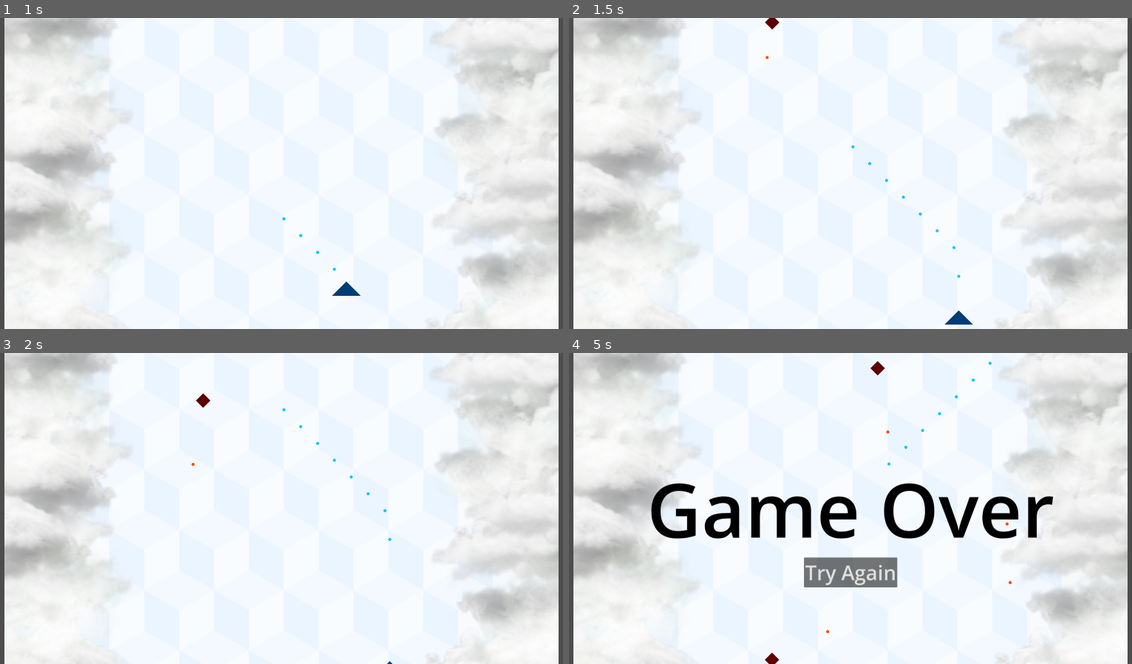
Above: before the commit, frames 1-4 (two rows, left to right).
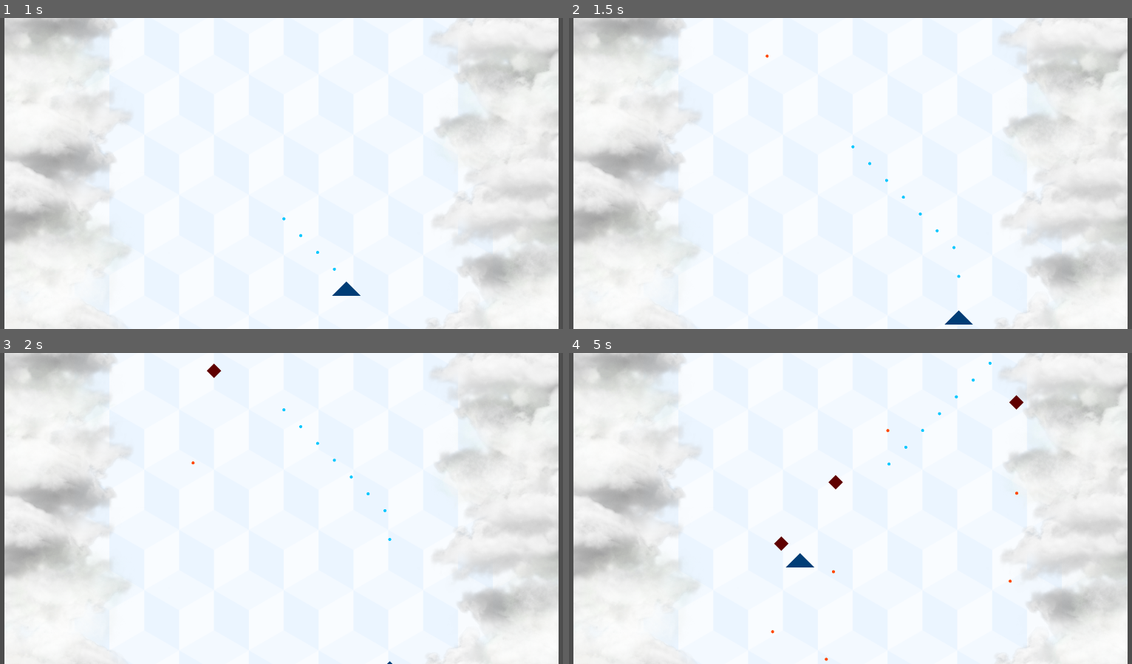
Above: after the commit, the same moments.

Repository: stanmkh/bullet-devil
Game: Godot game, scene res://scenes/main/main.tscn
Two runs of this game, one before a commit and one after it. Both use one fixed random seed, a clock stepped at 60 frames per second and the inputs below.
Inputs:
- Up to frame 1 (1 s): tap Enter at 0.5 s; hold Right (ui_right) from 0.53 s (still down); hold Space (attack) from 0.53 s (still down)
- Up to frame 2 (1.5 s): release Right (ui_right) at 1.28 s; release Space (attack) at 1.28 s; hold Down (ui_down) from 1.28 s (still down); tap Space (attack) at 1.35 s
- Up to frame 3 (2 s): keep holding Down (ui_down)
- Up to frame 4 (5 s): release Down (ui_down) at 2.03 s; hold Right (ui_right) 2.03-2.78 s; hold Space (attack) 2.03-2.78 s; hold Up (ui_up) 2.78-3.53 s; tap Space (attack) at 2.85, 4.35 s; hold Space (attack) 3.53-4.28 s; hold Left (ui_left) from 3.53 s (still down)

Frame 1 is identical in both runs. In frame 2, less than 0.1% of the frame differs, in the area x 34-38%, y 0-14%; in frame 3, 0.1%; in frame 4, 6.6%, in the area x 14-86%, y 2-100%.

Commit message:
Implement enemy movement as a separate component and sin movement

Diff:
--- a/entities/enemies/enemy.gd
+++ b/entities/enemies/enemy.gd
@@ -1,15 +1,12 @@
 @icon("res://icons/icons8-enemy-32.png")
 extends CharacterBody2D
 
-@export var speed = 500.0
 @export var health_component: HealthComponent
 @export var collision_damage_factory: DamageFactory
 
+# TODO explain why?
 @warning_ignore("UNUSED_SIGNAL")
 signal projectile_fired
-
-func _ready() -> void:
-	velocity = Vector2.RIGHT.rotated(rotation) * speed
 
 func _physics_process(_delta: float) -> void:
 	move_and_slide()
--- a/entities/enemies/enemy.tscn
+++ b/entities/enemies/enemy.tscn
@@ -20,7 +20,6 @@
 collision_layer = 8
 collision_mask = 22
 script = ExtResource("1_4xsxa")
-speed = 300.0
 health_component = NodePath("HealthComponent")
 collision_damage_factory = SubResource("Resource_w4yt1")
 
@@ -34,7 +33,7 @@
 shape = SubResource("RectangleShape2D_jn16b")
 
 [node name="AutodestructionComponent" parent="." instance=ExtResource("3_8occs")]
-delay = 5.0
+delay = 10.0
 
 [node name="HealthComponent" parent="." instance=ExtResource("4_msovg")]
 
--- a/entities/spawners/rain_spawner.gd
+++ b/entities/spawners/rain_spawner.gd
@@ -7,6 +7,7 @@
 @export var debug_color: Color = Color.RED
 @export var enemy_to_spawn: PackedScene
 @export var projectile_container: Node
+@export var movement_to_assign: PackedScene
 
 var fill_color: Color = Color(debug_color.r, debug_color.g, debug_color.b, 0.5)
 
@@ -24,3 +25,4 @@
 	enemy_instance.rotation = PI / 2
 	add_child(enemy_instance)
 	enemy_instance.connect("projectile_fired", projectile_container._on_enemy_projectile_fired)
+	enemy_instance.add_child(movement_to_assign.instantiate())
--- a/entities/spawners/rain_spawner.tscn
+++ b/entities/spawners/rain_spawner.tscn
@@ -1,11 +1,13 @@
-[gd_scene load_steps=3 format=3 uid="uid://bfau605u4rue"]
+[gd_scene load_steps=4 format=3 uid="uid://bfau605u4rue"]
 
 [ext_resource type="Script" uid="uid://b0lpda18ceb6r" path="res://entities/spawners/rain_spawner.gd" id="1_hi1ot"]
 [ext_resource type="PackedScene" uid="uid://qvkl1v8tjdhs" path="res://entities/enemies/enemy.tscn" id="2_xgxmd"]
+[ext_resource type="PackedScene" uid="uid://4jakq7j8cg2p" path="res://utility/components/movement/sin_movement.tscn" id="3_sdvmp"]
 
 [node name="RainSpawner" type="Node2D"]
 script = ExtResource("1_hi1ot")
 enemy_to_spawn = ExtResource("2_xgxmd")
+movement_to_assign = ExtResource("3_sdvmp")
 
 [node name="Timer" type="Timer" parent="."]
 autostart = true
--- /dev/null
+++ b/utility/components/movement/abstract_movement.gd
@@ -0,0 +1,18 @@
+extends Node
+class_name AbstractMovement
+
+var parent
+
+@export var speed = 200.0
+
+func _ready() -> void:
+	parent = get_parent()
+
+func _get_configuration_warnings() -> PackedStringArray:
+	var warnings:PackedStringArray = []
+	if not (get_parent() is CharacterBody2D):
+		warnings.append("Movement Component parent should inherit from CharacterBody2D")
+	return warnings
+
+func update_movement(_delta: float):
+	push_error("Abstract version of update_movement was called")
--- /dev/null
+++ b/utility/components/movement/sin_movement.gd
@@ -0,0 +1,11 @@
+extends AbstractMovement
+
+var amplitude := 200.0
+var frequency := 10.0
+var time_passed := 0.0
+
+func _physics_process(delta: float):
+	time_passed += delta
+	parent.velocity.y = speed
+	parent.velocity.x = sin(time_passed * frequency) * amplitude
+	parent.velocity.rotated(parent.rotation)
--- /dev/null
+++ b/utility/components/movement/sin_movement.tscn
@@ -0,0 +1,6 @@
+[gd_scene load_steps=2 format=3 uid="uid://4jakq7j8cg2p"]
+
+[ext_resource type="Script" uid="uid://bepi5bdl8oi8w" path="res://utility/components/movement/sin_movement.gd" id="1_egjwc"]
+
+[node name="SinMovement" type="Node"]
+script = ExtResource("1_egjwc")
--- /dev/null
+++ b/utility/components/movement/straight_movement.gd
@@ -0,0 +1,4 @@
+extends AbstractMovement
+
+func _physics_process(_delta: float):
+	parent.velocity = Vector2.RIGHT.rotated(parent.rotation) * speed
--- /dev/null
+++ b/utility/components/movement/straight_movement.tscn
@@ -0,0 +1,6 @@
+[gd_scene load_steps=2 format=3 uid="uid://2ewc7mx7h5uf"]
+
+[ext_resource type="Script" uid="uid://dmrnt25qk30p0" path="res://utility/components/movement/straight_movement.gd" id="1_26r5m"]
+
+[node name="StraightMovement" type="Node"]
+script = ExtResource("1_26r5m")
Not shown, added: utility/components/movement/abstract_movement.gd.uid
Not shown, added: utility/components/movement/sin_movement.gd.uid
Not shown, added: utility/components/movement/straight_movement.gd.uid
